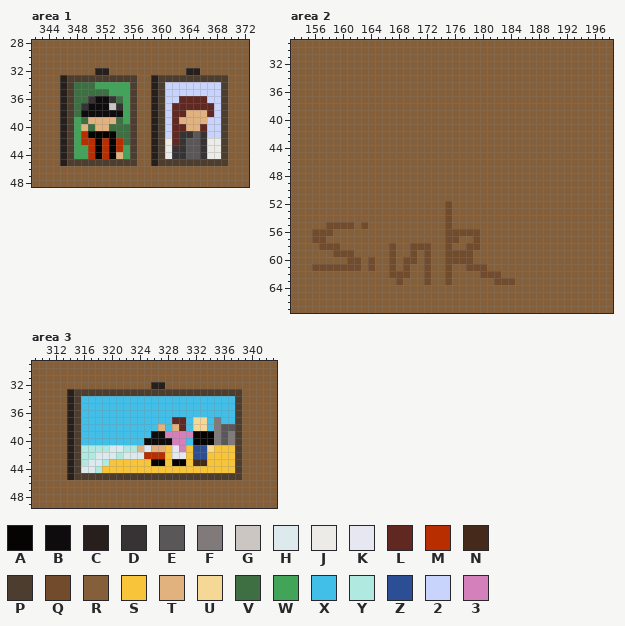
File history of a pixel-art file, ! External Files/experimentation.aseprite. Above: the version before the commit.
963x109 pixels, 1 frame. Colours within 5 levels of each other are drawn and written as one. Shown: area 1: x 342..372, y 28..48; area 2: x 153..198, y 29..67; area 3: x 309..343, y 29..49. The commit also changed other parts of the picture, which this record leaves out.
Visible layers, top first: "Foreground/Furniture + Objects", "Foreground/Wall", "Characters", "Background/Furniture", "Background/Wall".
Palette (. is transparent): A #050403  B #0e0c0c  C #271f1b  D #373334  E #595757  F #807b7a  G #cbc6c1  H #dceaee  J #ecebe7  K #e6e7f0  L #612721  M #b92e00  N #452a1b  P #4c3d2e  Q #724b2c  R #855f39  S #f8c53a  T #e2b27e  U #f6d896  V #3d6f43  W #42a459  X #42bfe8  Y #afe9df  Z #2b4e95  2 #c9d4fd  3 #d480bb
Pixels before, area 1, first column x 342:
28 RRRRRRRRRRRRRRRRRRRRRRRRRRRRRRR
29 RRRRRRRRRRRRRRRRRRRRRRRRRRRRRRR
30 RRRRRRRRRRRRRRRRRRRRRRRRRRRRRRR
31 RRRRRRRRRRRRRRRRRRRRRRRRRRRRRRR
32 RRRRRRRRRCCRRRRRRRRRRRCCRRRRRRR
33 RRRRCPPPPPPPPPPRRCPPPPPPPPPPRRR
34 RRRRCPVVVWWWWWPRRCP22222222PRRR
35 RRRRCPVVVVVWWWPRRCP22222222PRRR
36 RRRRCPVVDBBDVWPRRCP22LLLL22PRRR
37 RRRRCPVDBBBGDWPRRCP2LLLLLL2PRRR
38 RRRRCPVBBBBBBWPRRCP2LLTTTL2PRRR
39 RRRRCPWVTTTTVWPRRCP2LTTTT22PRRR
40 RRRRCPWTVTTVVVPRRCP2LLTTL22PRRR
41 RRRRCPWMAAAAVVPRRCP2LDDED22PRRR
42 RRRRCPWMMAMAMVPRRCPJLDEEDJJPRRR
43 RRRRCPWWMAMAMWPRRCPJDDEEDJJPRRR
44 RRRRCPWWMAMATWPRRCPJDDEEDJJPRRR
45 RRRRCPPPPPPPPPPRRCPPPPPPPPPPRRR
46 RRRRRRRRRRRRRRRRRRRRRRRRRRRRRRR
47 RRRRRRRRRRRRRRRRRRRRRRRRRRRRRRR
48 RRRRRRRRRRRRRRRRRRRRRRRRRRRRRRR
Pixels before, area 2, first column x 153:
29 RRRRRRRRRRRRRRRRRRRRRRRRRRRRRRRRRRRRRRRRRRRRRR
30 RRRRRRRRRRRRRRRRRRRRRRRRRRRRRRRRRRRRRRRRRRRRRR
31 RRRRRRRRRRRRRRRRRRRRRRRRRRRRRRRRRRRRRRRRRRRRRR
32 RRRRRRRRRRRRRRRRRRRRRRRRRRRRRRRRRRRRRRRRRRRRRR
33 RRRRRRRRRRRRRRRRRRRRRRRRRRRRRRRRRRRRRRRRRRRRRR
34 RRRRRRRRRRRRRRRRRRRRRRRRRRRRRRRRRRRRRRRRRRRRRR
35 RRRRRRRRRRRRRRRRRRRRRRRRRRRRRRRRRRRRRRRRRRRRRR
36 RRRRRRRRRRRRRRRRRRRRRRRRRRRRRRRRRRRRRRRRRRRRRR
37 RRRRRRRRRRRRRRRRRRRRRRRRRRRRRRRRRRRRRRRRRRRRRR
38 RRRRRRRRRRRRRRRRRRRRRRRRRRRRRRRRRRRRRRRRRRRRRR
39 RRRRRRRRRRRRRRRRRRRRRRRRRRRRRRRRRRRRRRRRRRRRRR
40 RRRRRRRRRRRRRRRRRRRRRRRRRRRRRRRRRRRRRRRRRRRRRR
41 RRRRRRRRRRRRRRRRRRRRRRRRRRRRRRRRRRRRRRRRRRRRRR
42 RRRRRRRRRRRRRRRRRRRRRRRRRRRRRRRRRRRRRRRRRRRRRR
43 RRRRRRRRRRRRRRRRRRRRRRRRRRRRRRRRRRRRRRRRRRRRRR
44 RRRRRRRRRRRRRRRRRRRRRRRRRRRRRRRRRRRRRRRRRRRRRR
45 RRRRRRRRRRRRRRRRRRRRRRRRRRRRRRRRRRRRRRRRRRRRRR
46 RRRRRRRRRRRRRRRRRRRRRRRRRRRRRRRRRRRRRRRRRRRRRR
47 RRRRRRRRRRRRRRRRRRRRRRRRRRRRRRRRRRRRRRRRRRRRRR
48 RRRRRRRRRRRRRRRRRRRRRRRRRRRRRRRRRRRRRRRRRRRRRR
49 RRRRRRRRRRRRRRRRRRRRRRRRRRRRRRRRRRRRRRRRRRRRRR
50 RRRRRRRRRRRRRRRRRRRRRRRRRRRRRRRRRRRRRRRRRRRRRR
51 RRRRRRRRRRRRRRRRRRRRRRRRRRRRRRRRRRRRRRRRRRRRRR
52 RRRRRRRRRRRRRRRRRRRRRRQRRRRRRRRRRRRRRRRRRRRRRR
53 RRRRRRRRRRRRRRRRRRRRRRQRRRRRRRRRRRRRRRRRRRRRRR
54 RRRRRRRRRRRRRRRRRRRRRRQRRRRRRRRRRRRRRRRRRRRRRR
55 RRRRRQQQQRQRRRRRRRRRRRQRRRRRRRRRRRRRRRRRRRRRRR
56 RRRQQQRRRRRRRRRRRRRRRRQQQQQRRRRRRRRRRRRRRRRRRR
57 RRRQQRRRRRRRRRRRRRRRRRQQRRQRRRRRRRRRRRRRRRRRRR
58 RRRRQQQRRRRRRRQRRQQQRRQRRQQRRRRRRRRRRRRRRRRRRR
59 RRRRRRQQQRRRRRQRRQRQRRQQQQRRRRRRRRRRRRRRRRRRRR
60 RRRRRRRRQQRQRRQRQQRQRRQQQQRRRRRRRRRRRRRRRRRRRR
61 RRRQQQQQQQRQRRQRQRRQRRQRRQQQRRRRRRRRRRRRRRRRRR
62 RRRRRRRRRRRRRRQQQRRQRRQRRRRQQQRRRRRRRRRRRRRRRR
63 RRRRRRRRRRRRRRRQRRRQRRQRRRRRRQQQRRRRRRRRRRRRRR
64 RRRRRRRRRRRRRRRRRRRRRRRRRRRRRRRRRRRRRRRRRRRRRR
65 RRRRRRRRRRRRRRRRRRRRRRRRRRRRRRRRRRRRRRRRRRRRRR
66 RRRRRRRRRRRRRRRRRRRRRRRRRRRRRRRRRRRRRRRRRRRRRR
67 RRRRRRRRRRRRRRRRRRRRRRRRRRRRRRRRRRRRRRRRRRRRRR
Pixels before, area 3, first column x 309:
29 RRRRRRRRRRRRRRRRRRRRRRRRRRRRRRRRRRR
30 RRRRRRRRRRRRRRRRRRRRRRRRRRRRRRRRRRR
31 RRRRRRRRRRRRRRRRRRRRRRRRRRRRRRRRRRR
32 RRRRRRRRRRRRRRRRRCCRRRRRRRRRRRRRRRR
33 RRRRRCPPPPPPPPPPPPPPPPPPPPPPPPRRRRR
34 RRRRRCPXXXXXXXXXXXXXXXXXXXXXXPRRRRR
35 RRRRRCPXXXXXXXXXXXXXXXXXXXXXXPRRRRR
36 RRRRRCPXXXXXXXXXXXXXXXXXXXXXXPRRRRR
37 RRRRRCPXXXXXXXXXXXXXLLXUUXFXXPRRRRR
38 RRRRRCPXXXXXXXXXXXTXTLXUUXFEEPRRRRR
39 RRRRRCPXXXXXXXXXXBB3333AAAFEFPRRRRR
40 RRRRRCPXXXXXXXXXBBBB33XAAAFEFPRRRRR
41 RRRRRCPYYYYHHYYTHTTSK3SZZUSSSPRRRRR
42 RRRRRCPYYHHHYHHHMMMSKKSZZSSSSPRRRRR
43 RRRRRCPYHHYSSSSSSAASAASNNSSSSPRRRRR
44 RRRRRCPHHYSSSSSSSSSSSSSSSSSSSPRRRRR
45 RRRRRCPPPPPPPPPPPPPPPPPPPPPPPPRRRRR
46 RRRRRRRRRRRRRRRRRRRRRRRRRRRRRRRRRRR
47 RRRRRRRRRRRRRRRRRRRRRRRRRRRRRRRRRRR
48 RRRRRRRRRRRRRRRRRRRRRRRRRRRRRRRRRRR
49 RRRRRRRRRRRRRRRRRRRRRRRRRRRRRRRRRRR
New version:
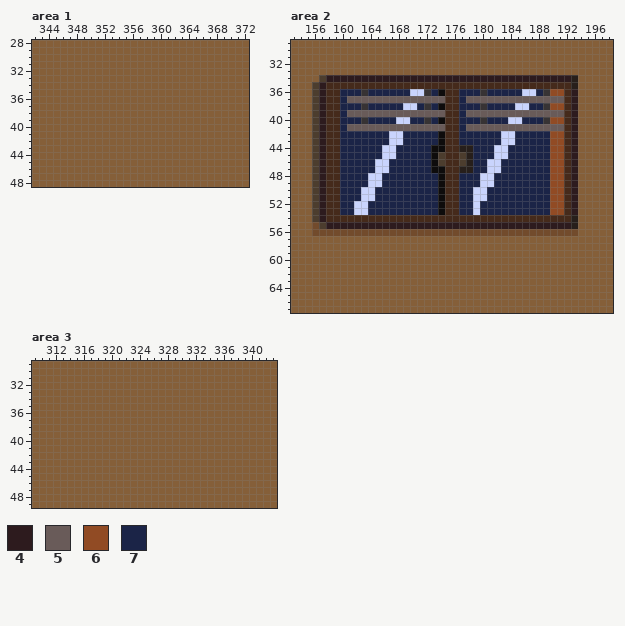
Colours new in this view: 4 #2d1b1e  5 #695b59  6 #914b24  7 #1b2447
Changes in this commit:
layer "Foreground/Furniture + Objects" now hidden
Changed rows in their new state; - is an unchanged pixel.
Area 1:
first column x 346:
32 -----RR-----------RR----
33 RRRRRRRRRRR--RRRRRRRRRRR
34 RRRRRRRRRRR--RRRRRRRRRRR
35 RRRRRRRRRRR--RRRRRRRRRRR
36 RRRRRRRRRRR--RRRRRRRRRRR
37 RRRRRRRRRRR--RRRRRRRRRRR
38 RRRRRRRRRRR--RRRRRRRRRRR
39 RRRRRRRRRRR--RRRRRRRRRRR
40 RRRRRRRRRRR--RRRRRRRRRRR
41 RRRRRRRRRRR--RRRRRRRRRRR
42 RRRRRRRRRRR--RRRRRRRRRRR
43 RRRRRRRRRRR--RRRRRRRRRRR
44 RRRRRRRRRRR--RRRRRRRRRRR
45 RRRRRRRRRRR--RRRRRRRRRRR
Area 2:
first column x 156:
34 -P44444444444444444444444444444444444C
35 P4NNNNNNNNNNNNNNNNNNNNNNNNNNNNNNNNNNNC
36 P4NN777D77777722D7BNN777D77777227D66N4
37 P4NN755555555555555NN755555555555555N4
38 P4NN777D77777227D7BNN777D77772277D66N4
39 P4NN755555555555555NN755555555555555N4
40 P4NN777D77772277D7BNN777D77722777D66N4
41 P4NN755555555555555NN755555555555555N4
42 P4NN77777772277777BNN777777227777766N4
43 P4NN77777772277777BNN777777227777766N4
44 P4NN7777772277777BBNNCC7772277777766N4
45 P4NN7777772277777BPNNPC7772277777766N4
46 P4NN7777722777777BPNNPC7722777777766N4
47 P4NN7777722777777BBNNCC7722777777766N4
48 P4NN77772277777777BNN777227777777766N4
49 P4NN77772277777777BNN777227777777766N4
50 P4NN77722777777777BNN772277777777766N4
51 P4NN77722777777777BNN772277777777766N4
52 P4NN77227777777777BNN772777777777766N4
53 P4NN77227777777777BNN772777777777766N4
54 P4NNNNNNNNNNNNNNNNNNNNNNNNNNNNNNNNNNNC
55 QP44444444444444444444444444444444444C
56 ---QQQQQQQQQQQQQQQQ-----QQQQQQQQQQQQQQ
57 RR-----------------RR--R--------------
58 -RRR-------R--RRR--R--RR--------------
59 ---RRR-----R--R-R--RRRR---------------
60 -----RR-R--R-RR-R--RRRR---------------
61 RRRRRRR-R--R-R--R--R--RRR-------------
62 -----------RRR--R--R----RRR-----------
63 ------------R---R--R------RRR---------
Area 3:
first column x 314:
32 ------------RR-----------
33 RRRRRRRRRRRRRRRRRRRRRRRRR
34 RRRRRRRRRRRRRRRRRRRRRRRRR
35 RRRRRRRRRRRRRRRRRRRRRRRRR
36 RRRRRRRRRRRRRRRRRRRRRRRRR
37 RRRRRRRRRRRRRRRRRRRRRRRRR
38 RRRRRRRRRRRRRRRRRRRRRRRRR
39 RRRRRRRRRRRRRRRRRRRRRRRRR
40 RRRRRRRRRRRRRRRRRRRRRRRRR
41 RRRRRRRRRRRRRRRRRRRRRRRRR
42 RRRRRRRRRRRRRRRRRRRRRRRRR
43 RRRRRRRRRRRRRRRRRRRRRRRRR
44 RRRRRRRRRRRRRRRRRRRRRRRRR
45 RRRRRRRRRRRRRRRRRRRRRRRRR
Pixel boxes of the changes (left, top, right, bottom) in both pictures:
changed: (60, 68, 228, 166)
changed: (312, 75, 578, 285)
changed: (67, 382, 242, 480)
